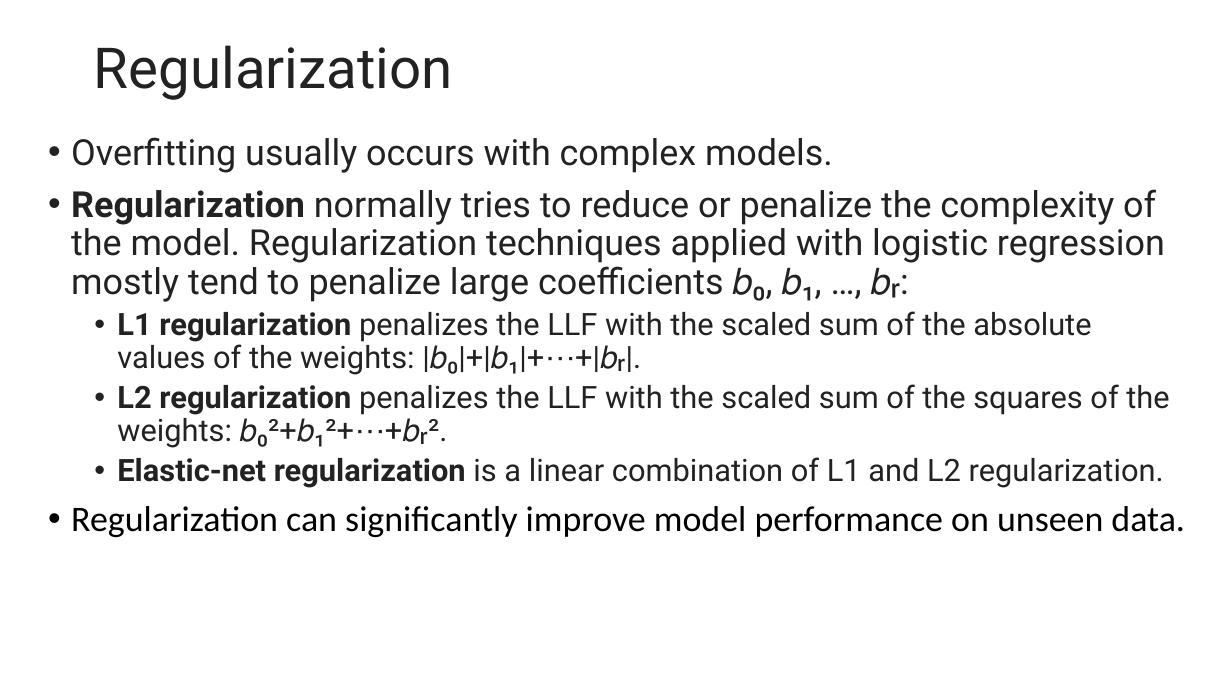
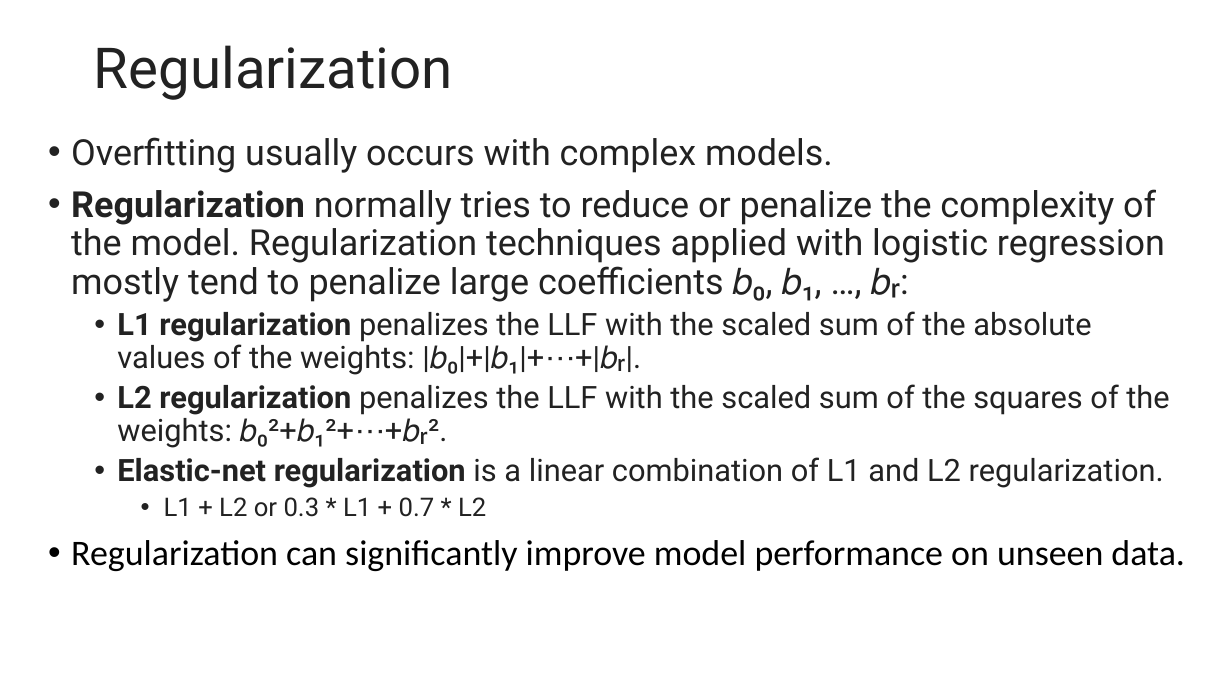
Before and after one commit to motazsaad/Math-Statistics-DataScience, a slide deck: slide 55 of slides/Regerssion.pptx. Drawn at 1232x693 pixels with LibreOffice and Linux fonts; fonts in the diff are those of the drawing. Boxes give left, top, right and bottom in pixels: in the first picture for what was removed or moved away, otherwise in the second. Text is boxed around its words. In the diff, an @@ line names an element or a change of style, - is before the commit and + after.

```diff
--- a/slides/Regerssion.pptx
+++ b/slides/Regerssion.pptx
@@ text at <box>164,497,486,517</box>: paragraph added @@
+    • L1 + L2 or 0.3 * L1 + 0.7 * L2
```
Also in this commit, not shown: 1 other file.
